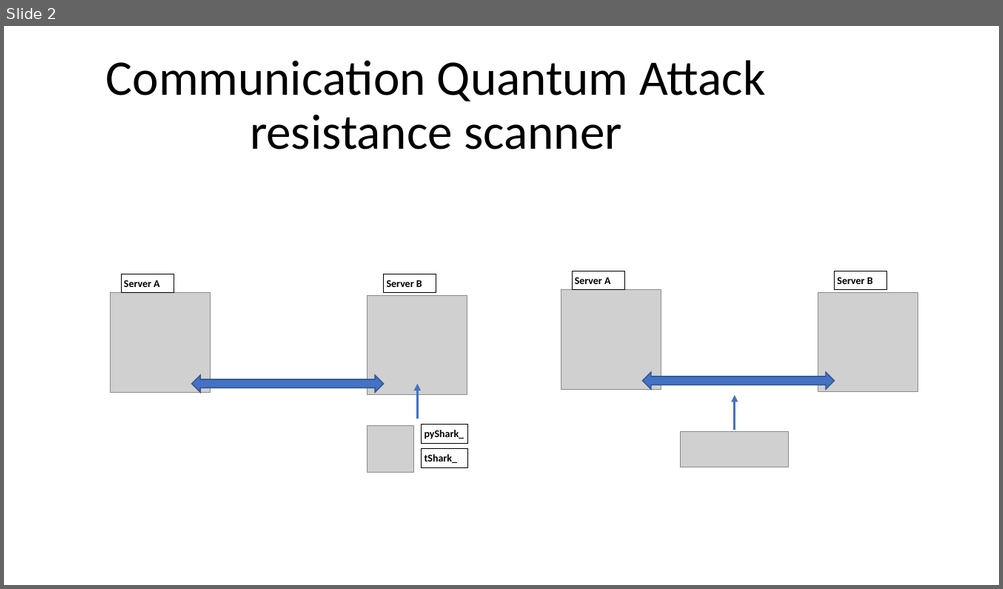
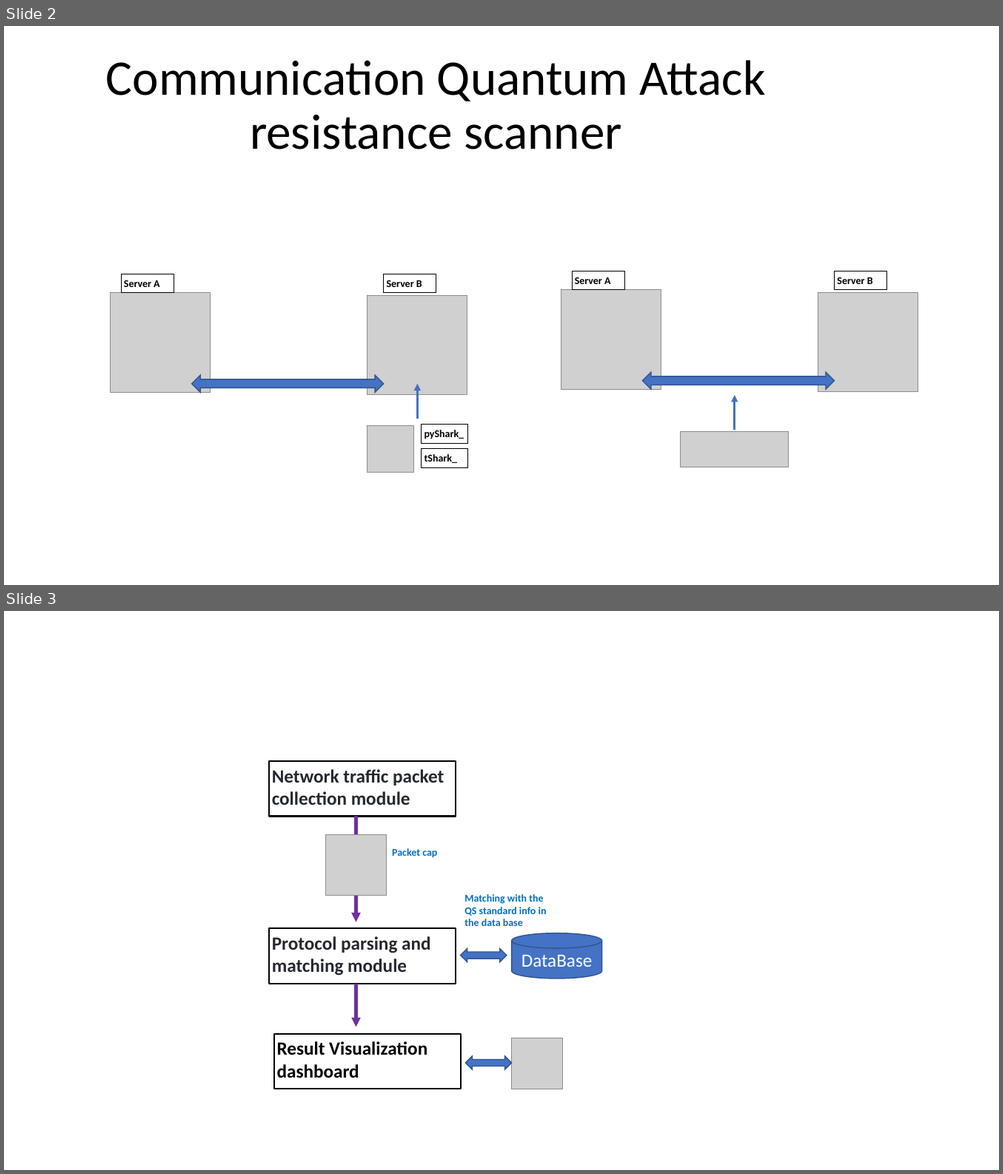
Before and after one commit to LiuYuancheng/Network_PQC_Attack_Resistance_Evaluator, a slide deck: doc/DesignDoc.pptx. Shown one above the other, each under a label of ours: slide 2 before the commit, slides 2 and 3 after it. The pictures are 1003x589 and 1003x1174 pixels, drawn with LibreOffice and Linux fonts; fonts in the diff are those of the drawing; grey boxes stand for pictures. Boxes give left, top, right and bottom in pixels: in the first picture for what was removed or moved away, otherwise in the second. Text is boxed around its words. In the diff, an @@ line names an element or a change of style, - is before the commit and + after.

```diff
--- a/doc/DesignDoc.pptx
+++ b/doc/DesignDoc.pptx
@@ slide 3 added at bbox=[4, 611, 999, 1170], background #FFFFFF @@
@@ rectangle added at bbox=[269, 761, 455, 816], fill #FFFFFF, outline #000000 1.5 pt, 18 pt, text #24292F, bold @@
+Network traffic packet collection module
@@ arrow added from (356, 816) to (356, 922), #7030A0 3 pt @@
@@ picture added at bbox=[326, 834, 386, 895] @@
@@ text added at bbox=[392, 849, 437, 858], 10 pt, text #0070C0, bold @@
+Packet cap
@@ text added at bbox=[464, 894, 546, 926], 10 pt, text #0070C0, bold @@
+Matching with the QS standard info in the data base
@@ rectangle added at bbox=[269, 929, 455, 984], fill #FFFFFF, outline #000000 1.5 pt, 18 pt, text #24292F, bold @@
+Protocol parsing and matching module
@@ cylinder added at bbox=[512, 934, 602, 979], fill #4472C4, outline #325491 1 pt, 18 pt, text #FFFFFF @@
+DataBase
@@ left right arrow added at bbox=[461, 949, 507, 963], fill #4472C4, outline #325491 1 pt @@
@@ arrow added from (356, 984) to (356, 1028), #7030A0 3 pt @@
@@ rectangle added at bbox=[274, 1034, 461, 1089], fill #FFFFFF, outline #000000 1.5 pt, 18 pt, text #000000, bold @@
+Result Visualization dashboard
@@ picture added at bbox=[512, 1039, 562, 1089] @@
@@ left right arrow added at bbox=[466, 1056, 512, 1070], fill #4472C4, outline #325491 1 pt @@
```
Also in this commit, not shown: 1 slide removed, 1 other file.
